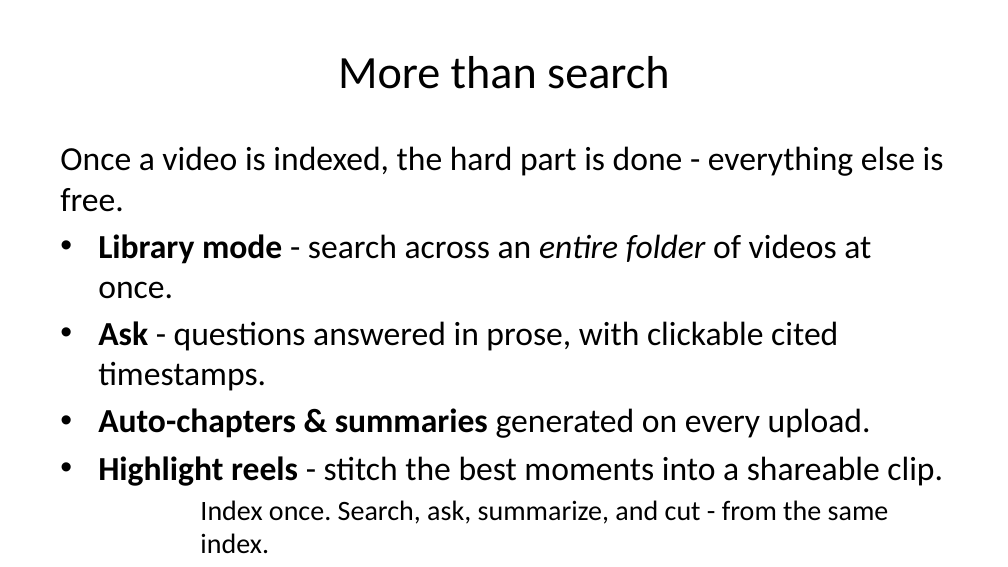
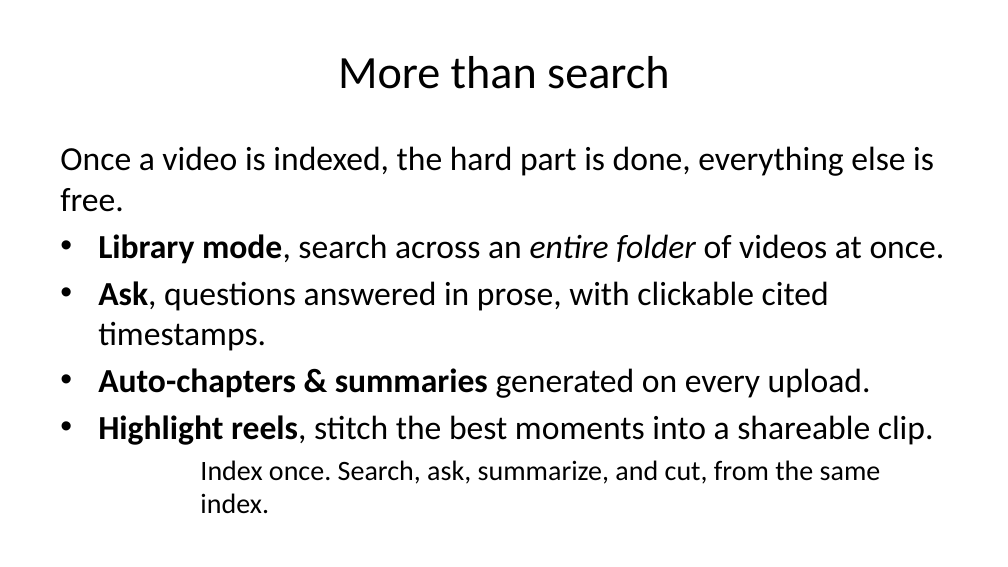
Before and after one commit to ernest-opara/scrubless, a slide deck: slide 6 of docs/PITCH-editable.pptx. Drawn at 1008x567 pixels with LibreOffice and Linux fonts; fonts in the diff are those of the drawing. Boxes give left, top, right and bottom in pixels: in the first picture for what was removed or moved away, otherwise in the second. Text is boxed around its words. In the diff, an @@ line names an element or a change of style, - is before the commit and + after.

```diff
--- a/docs/PITCH-editable.pptx
+++ b/docs/PITCH-editable.pptx
@@ text at [60, 146, 945, 351]: text changed @@
-Once a video is indexed, the hard part is done - everything else is free.
-• Library mode - search across an entire folder of videos at once.
-• Ask - questions answered in prose, with clickable cited timestamps.
+Once a video is indexed, the hard part is done, everything else is free.
+• Library mode, search across an entire folder of videos at once.
+• Ask, questions answered in prose, with clickable cited timestamps.
@@ text at [98, 415, 934, 514]: text changed @@
-• Highlight reels - stitch the best moments into a shareable clip.
-Index once. Search, ask, summarize, and cut - from the same index.
+• Highlight reels, stitch the best moments into a shareable clip.
+Index once. Search, ask, summarize, and cut, from the same index.
```
Also in this commit, not shown: 11 other slides changed, 12 other files.
